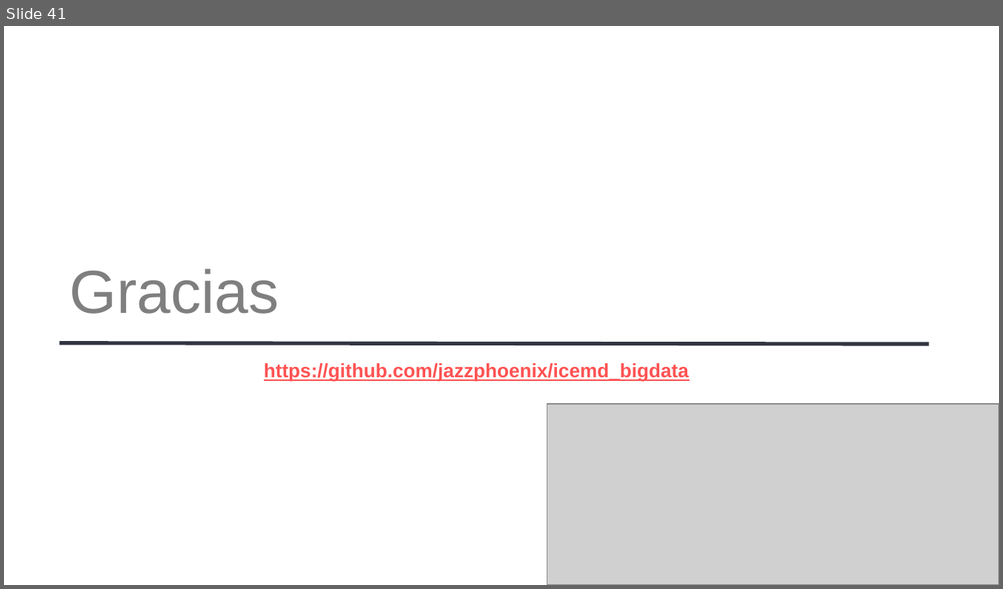
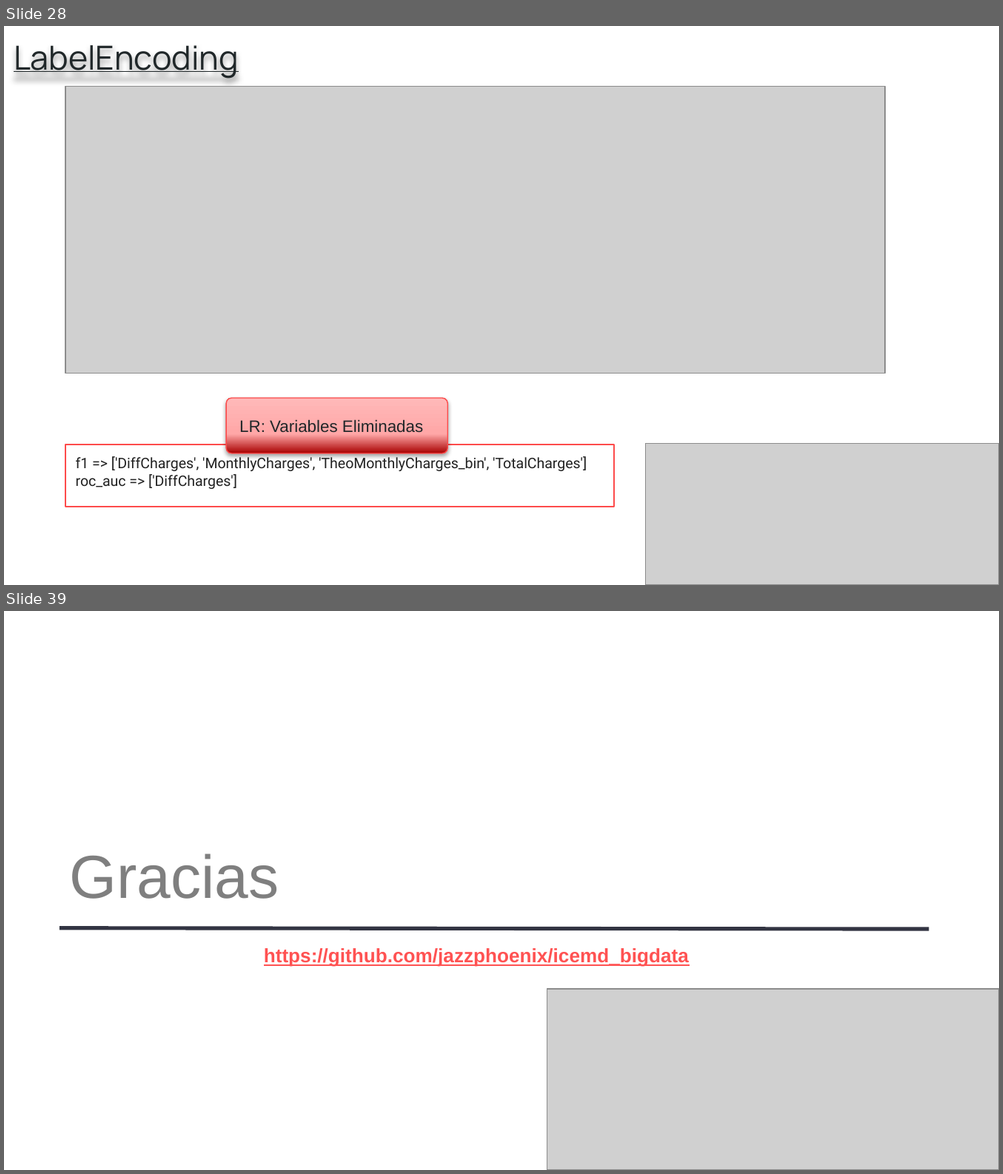
Before and after one commit to jazzphoenix/icemd_bigdata, a slide deck: presentation/Modulo 5_99905.pptx. Shown one above the other, each under a label of ours: slide 41 before the commit, slides 28 and 39 after it; the slides between them are not shown. The pictures are 1003x589 and 1003x1174 pixels, drawn with LibreOffice and Linux fonts; fonts in the diff are those of the drawing; grey boxes stand for pictures. Boxes give left, top, right and bottom in pixels: in the first picture for what was removed or moved away, otherwise in the second. Text is boxed around its words. In the diff, an @@ line names an element or a change of style, - is before the commit and + after.

```diff
--- a/presentation/Modulo 5_99905.pptx
+++ b/presentation/Modulo 5_99905.pptx
@@ slide 28 added at [4,26,999,585], background #FFFFFF @@
@@ text added at [14,45,239,78], 24 pt, text #202729, underline @@
+LabelEncoding
@@ picture added at [65,87,885,374] @@
@@ rounded rectangle added at [226,398,447,454], fill gradient #A80000 to #FFA7A7 to #FFB9B9, outline #FD4B4B 0.75 pt, 12 pt, text #202729 @@
+LR: Variables Eliminadas
@@ rectangle added at [65,445,614,507], outline #FD4B4B 0.75 pt, 10.5 pt, text #212121 @@
+f1 => ['DiffCharges', 'MonthlyCharges', 'TheoMonthlyCharges_bin', 'TotalCharges']
+roc_auc => ['DiffCharges']
@@ picture added at [646,443,999,585] @@
@@ what was slide 41 is now slide 39 @@
```
Also in this commit, not shown: 27 slides changed, 8 other slides added, 11 slides removed, 5 other files.
